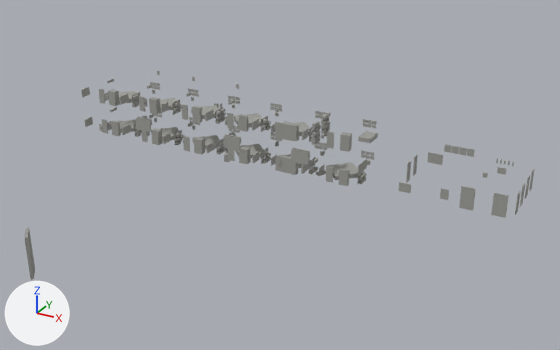
A saved change to the FBX model DuelAcademyIsland/SourceAssets/Meshes/Locations/slifer/SM_Slifer_Blockers.fbx.
One viewpoint serves both versions: a 50 mm camera at (28.5, -51.3, 25.0) aimed at (4.1, -7.0, 2.9). Lighting does not change. The marker at lower left points along +X, +Y and +Z. The first picture is the older version.

The first picture shows 'SM_Slifer_Blockers'.
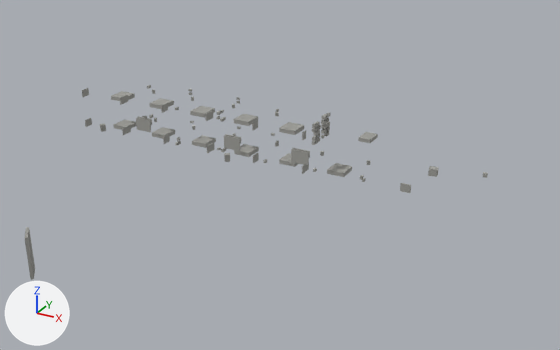
What changed in the scene script:
```text
Change me_sm_slifer_blockers:
    used by ob_sm_slifer_blockers; location = (0.0, 0.0, 0.0)
    remove me_sm_slifer_blockers.from_pydata(...)  # 2968 vertices, 2226 faces; spans x -17.9..19.8, y -22.6..4.8, z 0.0..5.1
    add me_sm_slifer_blockers.from_pydata(...)  # 856 vertices, 642 faces; spans x -17.9..16.4, y -22.6..4.7, z 0.0..5.0
    me_sm_slifer_blockers part 1: the loose piece of 8 vertices spanning x 11.7..12.9, y 3.0, z 1.7..2.6 is scaled about its middle by (0.574, 13.1, 0.723), then moved by (-0.3, 0.7, -1.4)
    me_sm_slifer_blockers part 2: a new loose piece, a box spanning x -17.17..-15.73, y 0.13..1.71, z 0.33..0.69, in mat_m_concrete (grey #9e9e99)
    me_sm_slifer_blockers part 3: the loose piece of 8 vertices spanning x -17.6..-14.5, y -0.7..2.4, z 0.3..0.7 is scaled about its middle by (0.194, 0.193, 1.67), then moved by (-1.5, -1.7, 0.1)
    me_sm_slifer_blockers part 4: a new loose piece, a box spanning x -12.84..-11.4, y 0.13..1.71, z 0.33..0.69, in mat_m_concrete (grey #9e9e99)
    me_sm_slifer_blockers part 5: a new loose piece, a box spanning x -8.5..-7.06, y 0.13..1.71, z 0.33..0.69, in mat_m_concrete (grey #9e9e99)
    me_sm_slifer_blockers part 6: a new loose piece, a box spanning x -4.17..-2.73, y 0.13..1.71, z 0.33..0.69, in mat_m_concrete (grey #9e9e99)
    me_sm_slifer_blockers part 7: a new loose piece, a box spanning x 0.16..1.6, y 0.13..1.71, z 0.33..0.69, in mat_m_concrete (grey #9e9e99)
    me_sm_slifer_blockers part 8: a new loose piece, a box spanning x 4.5..5.94, y 0.13..1.71, z 0.33..0.69, in mat_m_concrete (grey #9e9e99)
    me_sm_slifer_blockers part 9: a new loose piece, a box spanning x -17.17..-15.73, y 0.13..1.71, z 3.08..3.44, in mat_m_concrete (grey #9e9e99)
    me_sm_slifer_blockers part 10: a new loose piece, a box spanning x -12.84..-11.4, y 0.13..1.71, z 3.08..3.44, in mat_m_concrete (grey #9e9e99)
    me_sm_slifer_blockers part 11: a new loose piece, a box spanning x -8.5..-7.06, y 0.13..1.71, z 3.08..3.44, in mat_m_concrete (grey #9e9e99)
    me_sm_slifer_blockers part 12: a new loose piece, a box spanning x -4.17..-2.73, y 0.13..1.71, z 3.08..3.44, in mat_m_concrete (grey #9e9e99)
    me_sm_slifer_blockers part 13: a new loose piece, a box spanning x 0.16..1.6, y 0.13..1.71, z 3.08..3.44, in mat_m_concrete (grey #9e9e99)
    me_sm_slifer_blockers part 14: 279 loose pieces with 2232 vertices, spanning x -17.9..19.8, y -2.8..4.8, z 0.3..5.1, are deleted
    me_sm_slifer_blockers part 15: 31 vertices moved within x 3.4..7.7, y -2.9..0.4, z 0.4..4.7; 31 vertices removed from x 3.7..12.4, y -2.9..-0.2, z 0.4..4.7; 55 vertices added at x 3.8..12.4, y -2.9..0.9, z 0.7..5.0
    me_sm_slifer_blockers part 16: 20 vertices moved from x -5.3..-0.5, y -2.0..0.4, z 0.4..4.7 to x -5.3..-0.5, y -2.1..0.2, z 0.4..4.7; 21 vertices removed from x -5.3..-0.5, y -2.9..-0.2, z 0.4..2.0; 13 vertices added at x -5.3..-0.5, y -2.9..-0.4, z 0.4..1.9
    me_sm_slifer_blockers part 17: 11 vertices moved from x -9.6..-9.2, y -2.9..-0.7, z 0.7..4.7 to x -9.6..-9.2, y -2.9..-0.5, z 0.7..4.7; 13 vertices removed from x -9.3..-9.2, y -2.9..-2.0, z 1.3..4.7; 13 vertices added at x -9.2, y -2.9..-2.1, z 1.3..4.7
    me_sm_slifer_blockers part 18: 4 vertices moved from x -17.8..-17.7, y -2.0, z 4.1..4.7 to x -17.8..-17.7, y -2.1, z 4.1..4.7; 6 vertices removed from x -17.8..-17.7, y -2.9..-2.0, z 1.3..2.0; 6 vertices added at x -17.8..-17.7, y -2.9..-2.1, z 1.3..1.9
    other edits to the shape of me_sm_slifer_blockers do not show in these pictures
```

Pixel boxes [x1, y1, x2, y2] of what changed, in the pictures (560 x 350 px; the box of a moved part takes in the faces that stretch with it):
'SM_Slifer_Blockers', reshaped (9% narrower, 7% shorter)
    before: [24, 71, 534, 280]
    after: [24, 85, 488, 280]
part 1 of me_sm_slifer_blockers, moved or reshaped
    before: [427, 152, 443, 165]
    after: [428, 166, 439, 177]
part 2 of me_sm_slifer_blockers, added
    after: [114, 119, 137, 130]
part 3 of me_sm_slifer_blockers, moved or reshaped
    before: [118, 120, 140, 133]
    after: [100, 123, 106, 132]
part 4 of me_sm_slifer_blockers, added
    after: [152, 127, 175, 139]
part 5 of me_sm_slifer_blockers, added
    after: [192, 135, 216, 148]
part 6 of me_sm_slifer_blockers, added
    after: [234, 144, 259, 157]
part 7 of me_sm_slifer_blockers, added
    after: [279, 153, 298, 167]
part 8 of me_sm_slifer_blockers, added
    after: [327, 163, 352, 177]
part 9 of me_sm_slifer_blockers, added
    after: [111, 91, 135, 101]
part 10 of me_sm_slifer_blockers, added
    after: [149, 98, 174, 109]
part 11 of me_sm_slifer_blockers, added
    after: [190, 106, 215, 118]
part 12 of me_sm_slifer_blockers, added
    after: [233, 114, 258, 126]
part 13 of me_sm_slifer_blockers, added
    after: [279, 122, 304, 135]
part 14 of me_sm_slifer_blockers, deleted
    before: [99, 71, 534, 218]
part 15 of me_sm_slifer_blockers, moved or reshaped
    before: [301, 123, 411, 193]
    after: [302, 114, 411, 193]
part 16 of me_sm_slifer_blockers, moved or reshaped
    before: [216, 108, 267, 164]
    after: [217, 110, 267, 163]
part 17 of me_sm_slifer_blockers, moved or reshaped
    before: [161, 102, 180, 144]
    after: [161, 103, 180, 144]
part 18 of me_sm_slifer_blockers, moved or reshaped
    before: [82, 87, 93, 127]
    after: [82, 88, 92, 127]
